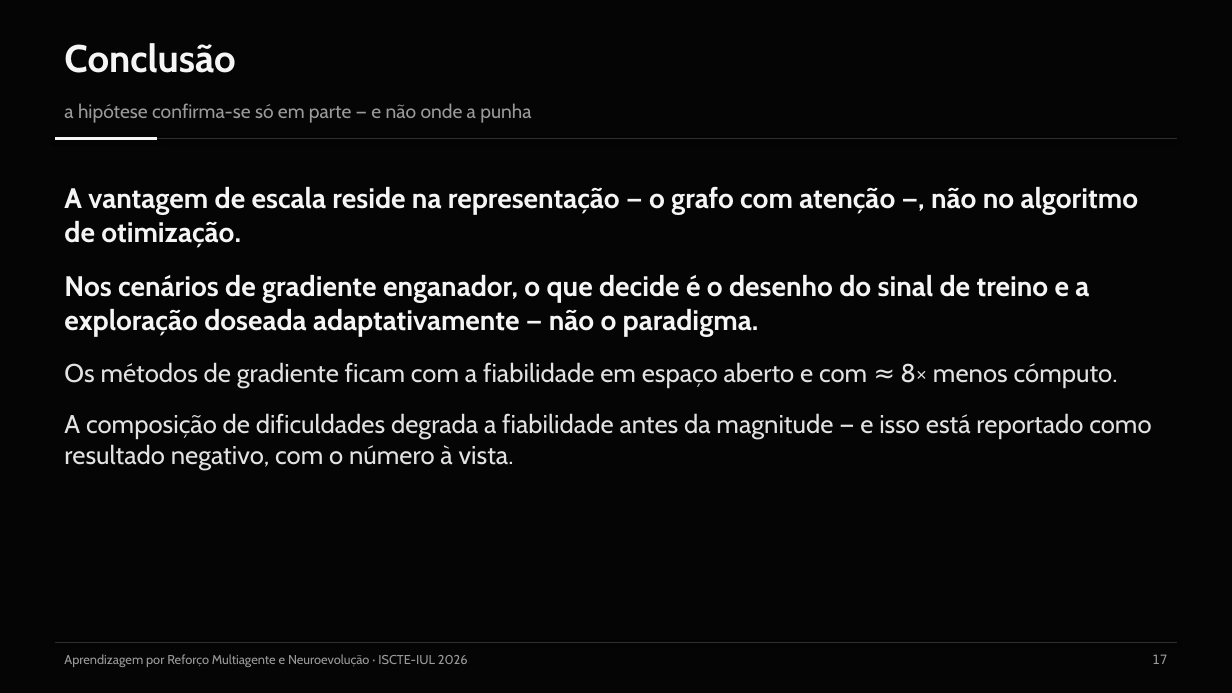
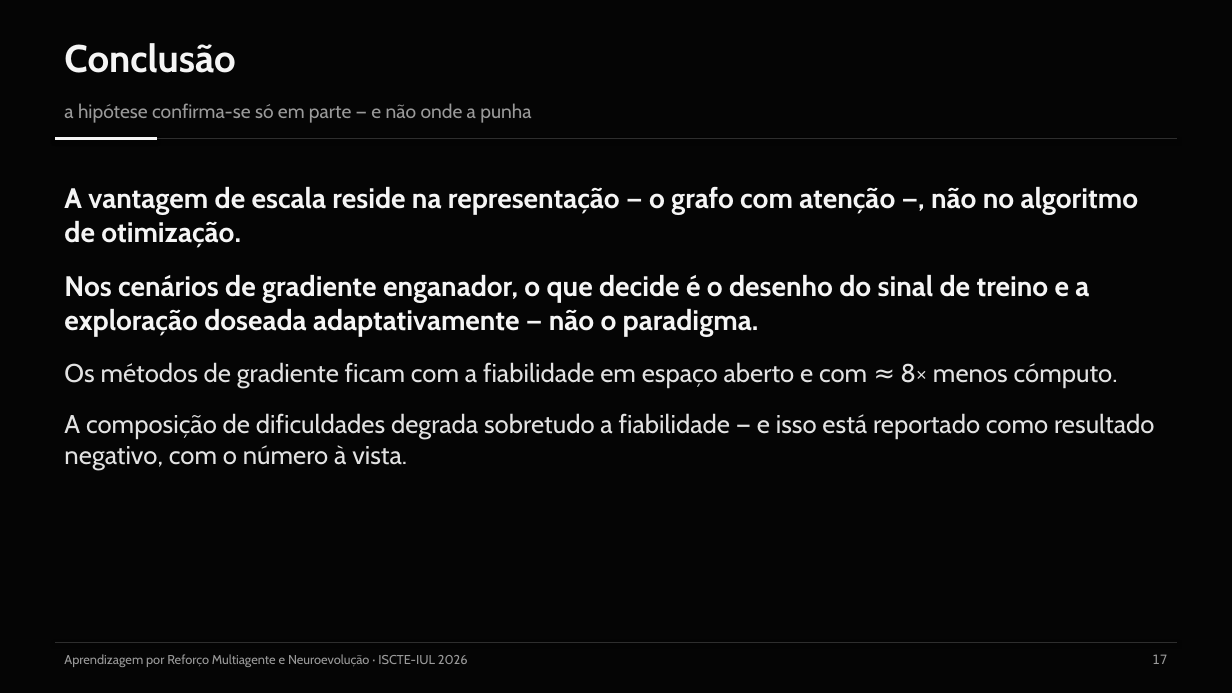
Before and after one commit to Pombo2001/swarm-robotics-tese, a slide deck: slide 18 of Defesa/slides_defesa.pptx. Drawn at 1232x693 pixels with LibreOffice and Linux fonts; fonts in the diff are those of the drawing. Boxes give left, top, right and bottom in pixels: in the first picture for what was removed or moved away, otherwise in the second. Text is boxed around its words. In the diff, an @@ line names an element or a change of style, - is before the commit and + after.

Commit message:
fix(tese,defesa): a tese deixa de afirmar o que o código e os dados não sustentam
Leitura integral «como júri», com cada ponto verificado no código, no git e
no PDF antes de corrigir.

- Observação: dizia-se «estritamente local» e «sem acesso ao estado
  global». O swarm_env_3d.py dá a cada agente a direção e a distância de
  TODOS os outros, sem raio nem oclusão. Local é só a perceção dos
  obstáculos. Corrigido em §3/§4/§5, com uma limitação nova em §7.3.
- QI2: «isola experimentalmente» representação e otimizador → não isola,
  porque o grafo só existe no evolutivo.
- QI5: «de 0 % para 100 %» não tem suporte. Na campanha de 28 jun
  (fitness antiga, recompensa nova, LiDAR 8 m), 3 das 12 execuções dos
  gargalos chegaram ao ninho no treino. Passa a «3/12 → 28/28», declarado
  como comparação entre campanhas (mudou também o σ; não houve avaliação
  determinística). O verificar_protocolo.py ganha a exceção do 12, com a
  fonte.
- QI7: «degrada a fiabilidade, não a magnitude» não tinha termo de
  comparação → «sobretudo a fiabilidade: quem resolve tem magnitudes
  parecidas entre si».
- Reprodutibilidade: o orçamento é em minutos, e o treino não é
  reproduzível bit a bit; a reavaliação é.
- «invalidar» → «invalidaria».
- Slides (QI5, simulador, QI7, conclusão), cábula e folhas de estudo
  acompanham; a cábula ganha 10 perguntas do júri simulado. O trabalho
  futuro «n.º 1» da atenção por gradiente é o n.º 2 da §7.5; e as
  páginas das Limitações (89–92) e do trabalho futuro (94) mudaram.

```diff
--- a/Defesa/slides_defesa.pptx
+++ b/Defesa/slides_defesa.pptx
@@ text at bbox=[64, 413, 1155, 470]: text changed @@
-A composição de dificuldades degrada a fiabilidade antes da magnitude — e isso está reportado como resultado negativo, com o número à vista.
+A composição de dificuldades degrada sobretudo a fiabilidade — e isso está reportado como resultado negativo, com o número à vista.
```
Also in this commit, not shown: 5 other slides changed, 10 other files.
